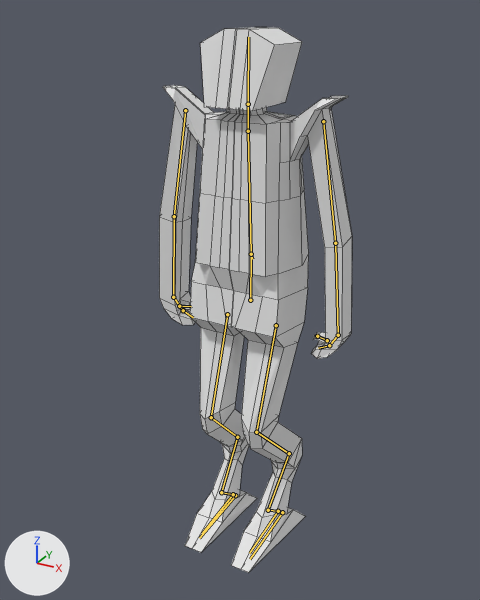
The Blender file FPS Multiplayer Game/Assets/bot.blend, before and after one commit.
One viewpoint serves both versions: a 50 mm camera at (4.47, -8.34, 8.55) aimed at (-0.11, -0.01, 4.39). Arrows for +X, +Y and +Z are at lower left; the lights stay in place. The bones that bend it are drawn over the model as lines. Mesh edges are drawn as thin lines.
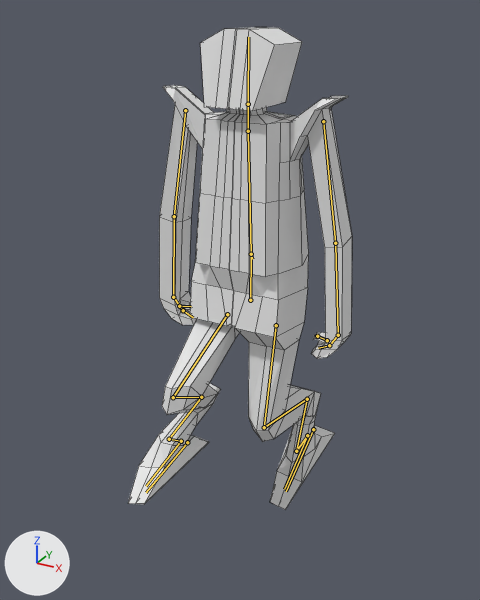
The newer file adds an action. The first version stands in its rest pose; the second is drawn at frame 20 of the action 'InAir'.

Pixel boxes (x1, y1, x2, y2) of what changed, in the pictures (480 x 600 px):
'Cube', posed (16% wider, 12% shorter)
    before: (159, 27, 352, 573)
    after: (128, 27, 352, 510)
bone 'LeftFootControl', root to tip
    before: (282, 512) to (250, 559)
    after: (313, 429) to (286, 491)
bone 'RightFootControl', root to tip
    before: (235, 495) to (199, 538)
    after: (187, 442) to (146, 492)

The change, as a diff of the scene's bpy script:
```diff
--- a/FPS Multiplayer Game/Assets/bot.blend.py
+++ b/FPS Multiplayer Game/Assets/bot.blend.py
@@ bone_leftfootcontrol @@
 bone_leftfootcontrol = bpy.data.objects['Armature'].pose.bones['LeftFootControl']
-bone_leftfootcontrol.location = (0.0, 0.0, 0.0)
-bone_leftfootcontrol.rotation_quaternion = (1.0, 0.0, 0.0, 0.0)  # degrees (0, 0, 0)
+bone_leftfootcontrol.location = (0.0, -1.34, 1.03)
+bone_leftfootcontrol.rotation_quaternion = (0.912, -0.402, -0.07, -0.035)  # degrees (-47, -9, 0)
@@ bone_rightfootcontrol @@
 bone_rightfootcontrol = bpy.data.objects['Armature'].pose.bones['RightFootControl']
-bone_rightfootcontrol.location = (0.0, 0.0, 0.0)
-bone_rightfootcontrol.rotation_quaternion = (1.0, 0.0, 0.0, 0.0)  # degrees (0, 0, 0)
+bone_rightfootcontrol.location = (0.34, 1.05, 1.76)
+bone_rightfootcontrol.rotation_quaternion = (0.985, -0.044, 0.169, 0.014)  # degrees (-5, 19, 1)
```
